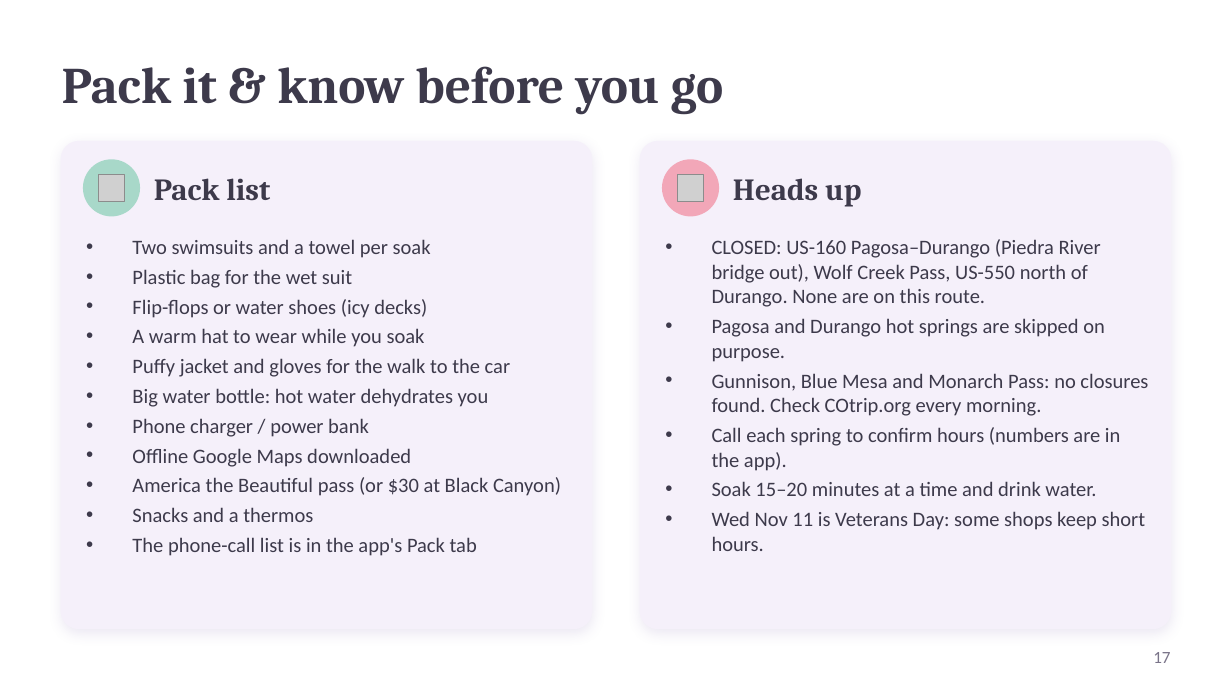
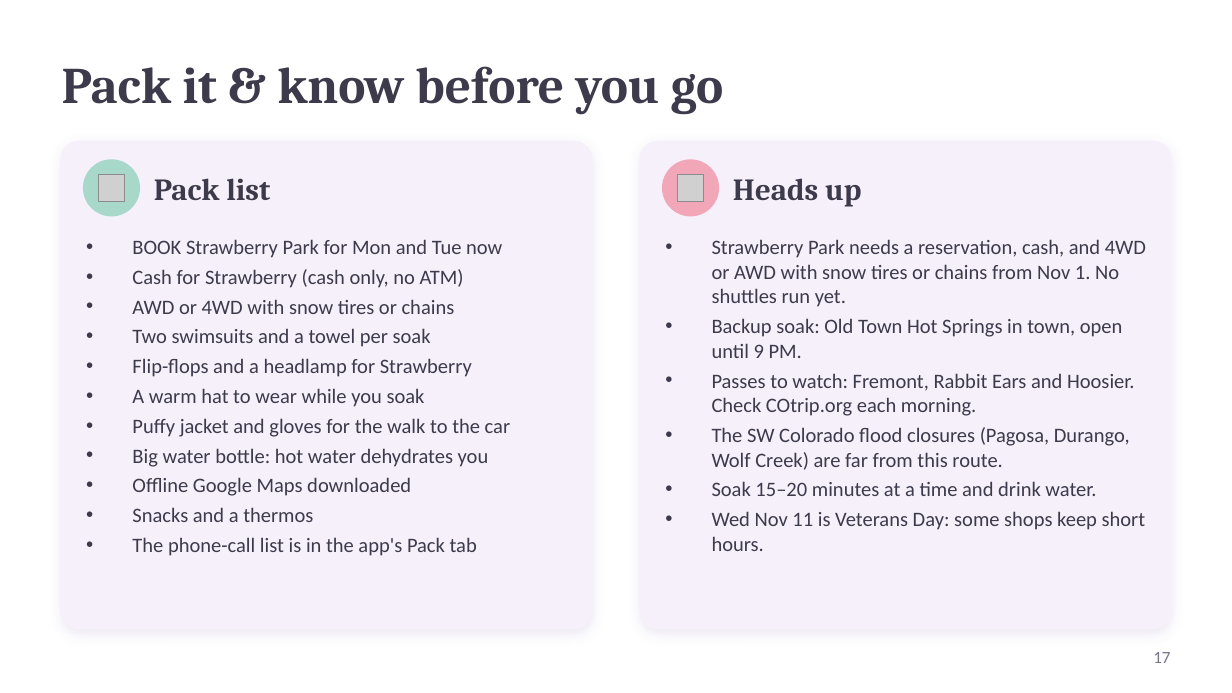
Before and after one commit to kohl-crypto/desert-to-divide, a slide deck: slide 17 of Desert-to-Divide-Tour-Guide.pptx. Drawn at 1232x693 pixels with LibreOffice and Linux fonts; fonts in the diff are those of the drawing; grey boxes stand for pictures. Boxes give left, top, right and bottom in pixels: in the first picture for what was removed or moved away, otherwise in the second. Text is boxed around its words. In the diff, an @@ line names an element or a change of style, - is before the commit and + after.

```diff
--- a/Desert-to-Divide-Tour-Guide.pptx
+++ b/Desert-to-Divide-Tour-Guide.pptx
@@ text at (132, 239, 502, 314): paragraphs added @@
+• BOOK Strawberry Park for Mon and Tue now
+• Cash for Strawberry (cash only, no ATM)
+• AWD or 4WD with snow tires or chains
@@ text at (712, 239, 1146, 470): text changed @@
-• CLOSED: US-160 Pagosa–Durango (Piedra River bridge out), Wolf Creek Pass, US-550 north of Durango. None are on this route.
-• Pagosa and Durango hot springs are skipped on purpose.
-• Gunnison, Blue Mesa and Monarch Pass: no closures found. Check COtrip.org every morning.
-• Call each spring to confirm hours (numbers are in the app).
+• Strawberry Park needs a reservation, cash, and 4WD or AWD with snow tires or chains from Nov 1. No shuttles run yet.
+• Backup soak: Old Town Hot Springs in town, open until 9 PM.
+• Passes to watch: Fremont, Rabbit Ears and Hoosier. Check COtrip.org each morning.
+• The SW Colorado flood closures (Pagosa, Durango, Wolf Creek) are far from this route.
@@ text at (132, 358, 472, 377): text changed @@
-• Plastic bag for the wet suit
-• Flip-flops or water shoes (icy decks)
+• Flip-flops and a headlamp for Strawberry
@@ text at (132, 418, 369, 437): paragraph removed @@
-• Phone charger / power bank
@@ text at (132, 477, 561, 496): paragraph removed @@
-• America the Beautiful pass (or $30 at Black Canyon)
```
Also in this commit, not shown: 13 other slides changed, 19 other files.
